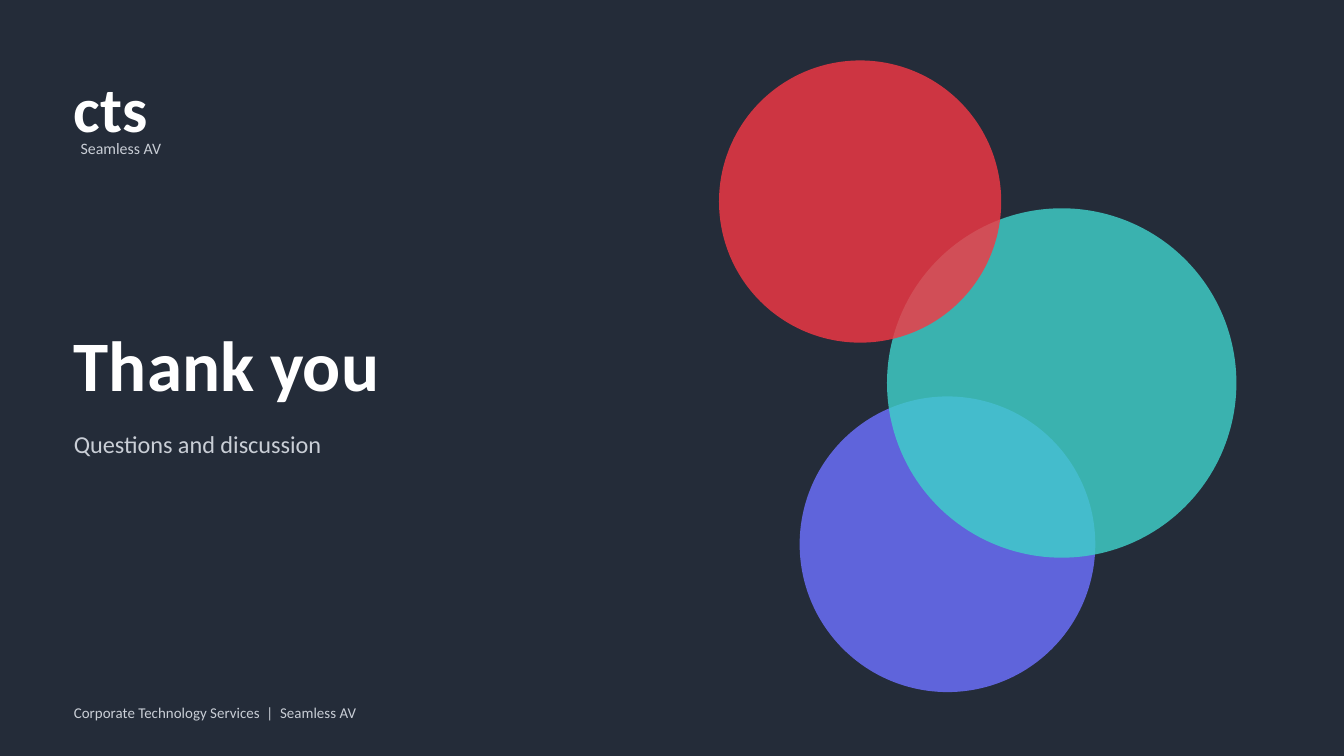
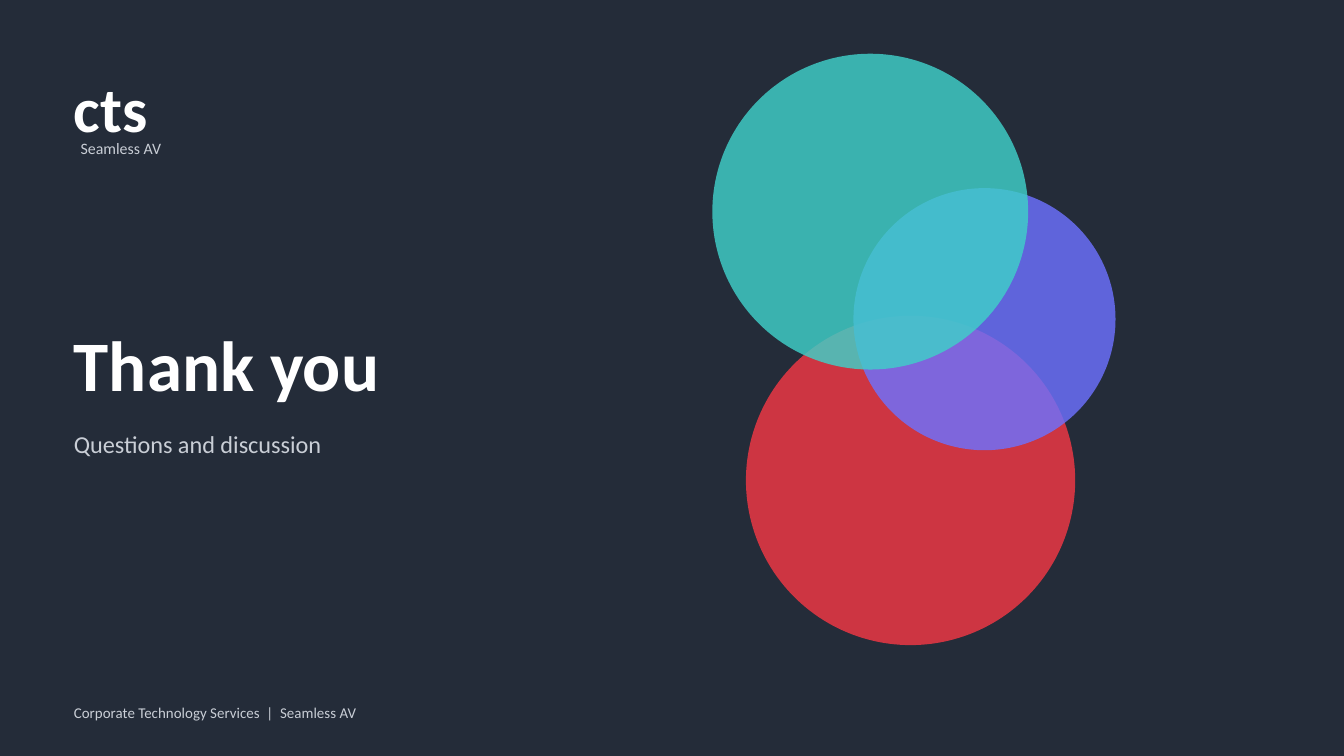
Before and after one commit to WesleyNelson-O33/Claude, a slide deck: slide 32 of deck/CTS Monthly Business Review - 30092026.pptx. Drawn at 1344x756 pixels with LibreOffice and Linux fonts; fonts in the diff are those of the drawing. Boxes give left, top, right and bottom in pixels: in the first picture for what was removed or moved away, otherwise in the second. Text is boxed around its words. In the diff, an @@ line names an element or a change of style, - is before the commit and + after.

```diff
--- a/deck/CTS Monthly Business Review - 30092026.pptx
+++ b/deck/CTS Monthly Business Review - 30092026.pptx
@@ ellipse: place and size @@
-ellipse at box(719, 60, 1001, 343)
+ellipse at box(712, 54, 1028, 370)
@@ ellipse at box(712, 54, 1028, 370): fill #F33844 at 82% opacity to #3FD0C9 at 82% opacity @@
@@ ellipse: place and size @@
-ellipse at box(800, 396, 1095, 692)
+ellipse at box(853, 188, 1116, 450)
@@ ellipse: place and size @@
-ellipse at box(887, 208, 1236, 558)
+ellipse at box(746, 316, 1075, 645)
@@ ellipse at box(746, 316, 1075, 645): fill #3FD0C9 at 82% opacity to #F33844 at 82% opacity @@
```
Also in this commit, not shown: 6 other slides changed, 2 other files.
